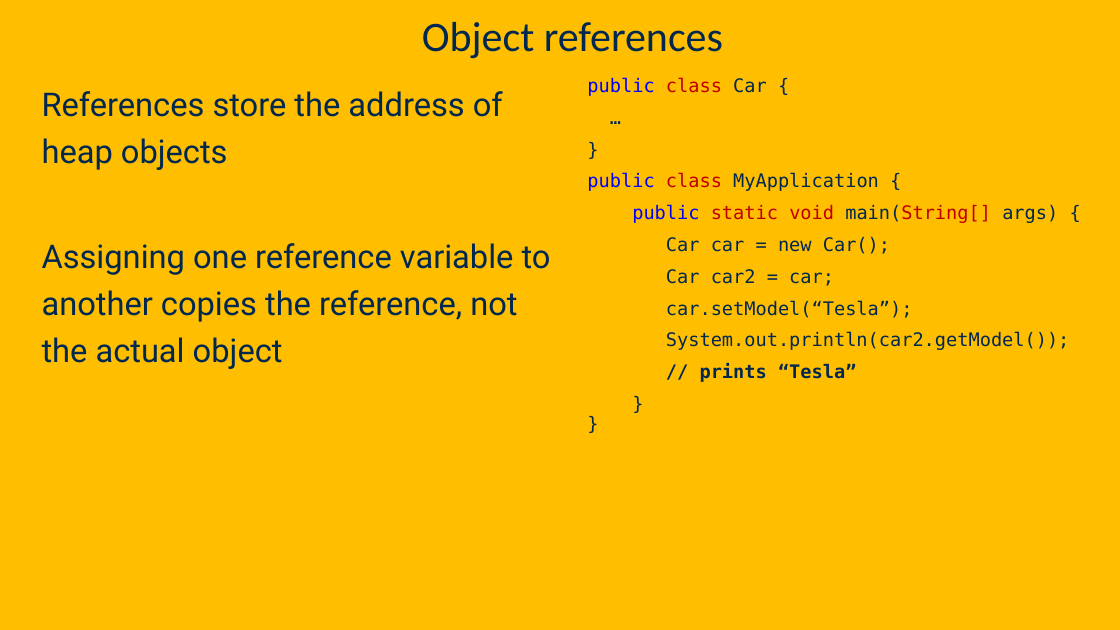
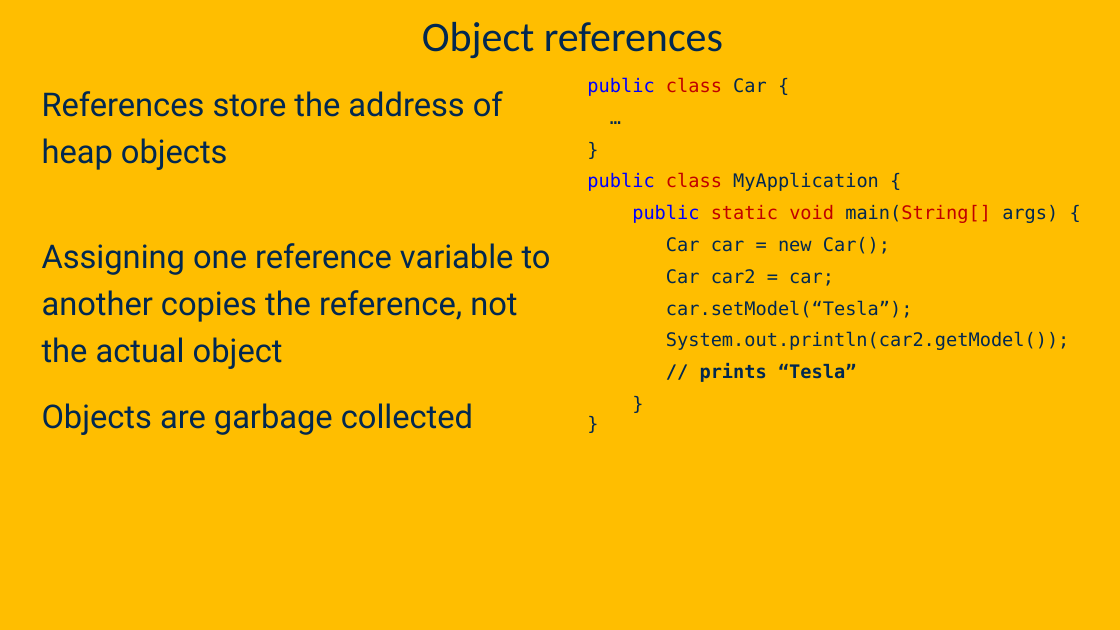
Before and after one commit to davsec-teaching/ECS160-Winter2025, a slide deck: slide 7 of slides/3_object_oriented_fundamentals.pptx (slide 5 before the commit). Drawn at 1120x630 pixels with LibreOffice and Linux fonts; fonts in the diff are those of the drawing; background and template pictures are left out. Boxes give left, top, right and bottom in pixels: in the first picture for what was removed or moved away, otherwise in the second. Text is boxed around its words. In the diff, an @@ line names an element or a change of style, - is before the commit and + after.

```diff
--- a/slides/3_object_oriented_fundamentals.pptx
+++ b/slides/3_object_oriented_fundamentals.pptx
@@ text at <box>42,403,473,435</box>: paragraph added @@
+Objects are garbage collected
```
Also in this commit, not shown: 8 other slides changed, 8 slides added.
